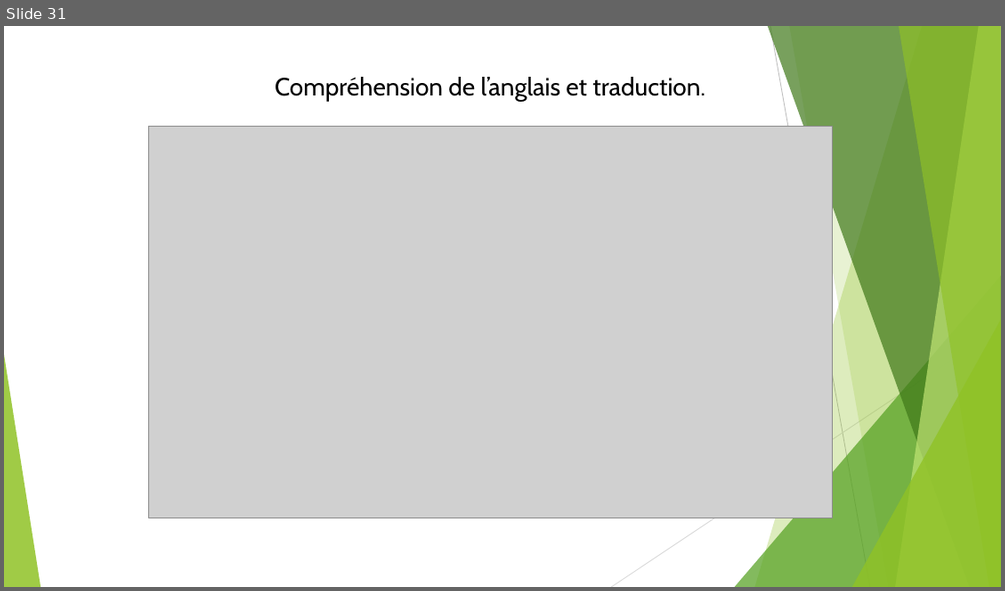
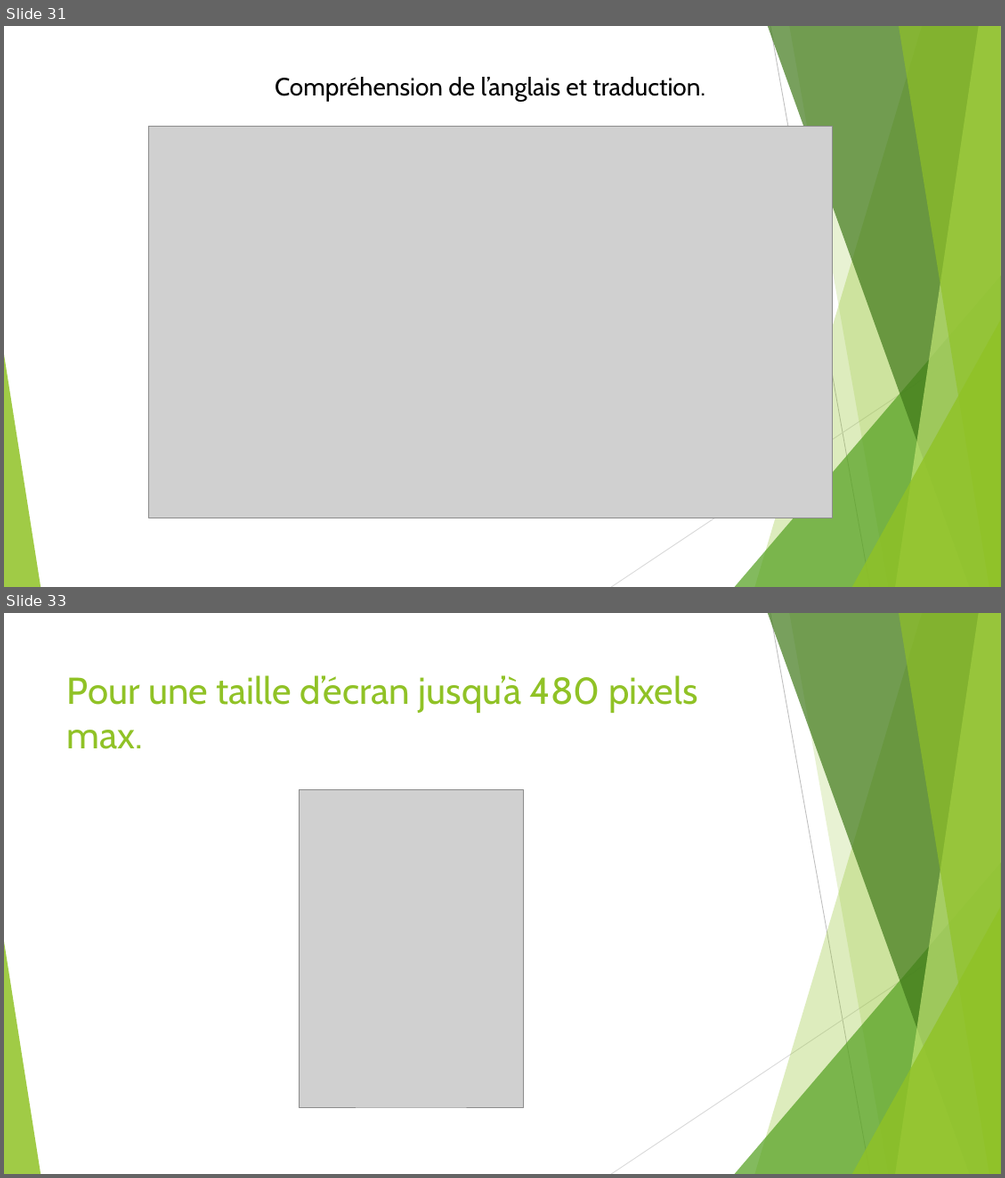
Before and after one commit to Kevin200122/DWWM, a slide deck: DossierProjetStage/DossierProjetBonus.odp. Shown one above the other, each under a label of ours: slide 31 before the commit, slides 31 and 33 after it; the slides between them are not shown. The pictures are 1005x591 and 1005x1178 pixels, drawn with LibreOffice and Linux fonts; fonts in the diff are those of the drawing; grey boxes stand for pictures. Boxes give left, top, right and bottom in pixels: in the first picture for what was removed or moved away, otherwise in the second. Text is boxed around its words. In the diff, an @@ line names an element or a change of style, - is before the commit and + after.

```diff
--- a/DossierProjetStage/DossierProjetBonus.odp
+++ b/DossierProjetStage/DossierProjetBonus.odp
@@ slide 33 added at [4,613,1001,1174], background #FFFFFF; not listed: 10 template elements that a slide beside it also shows @@
@@ title added at [67,675,697,749], 36 pt, text #90C226 @@
+Pour une taille d’écran jusqu’à 480 pixels max.
@@ picture added at [299,789,523,1107] @@
```
Also in this commit, not shown: 4 slides changed, 5 other slides added, 3 slides removed, 6 other files.
